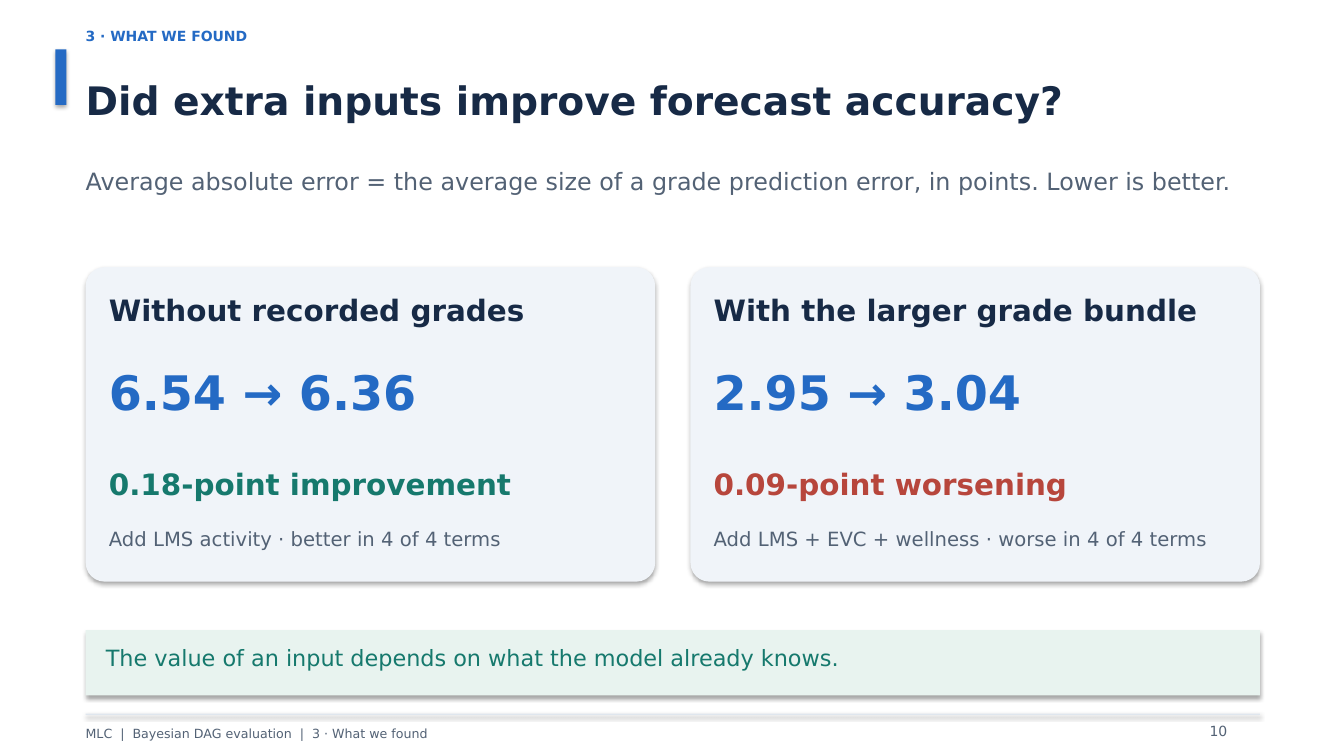
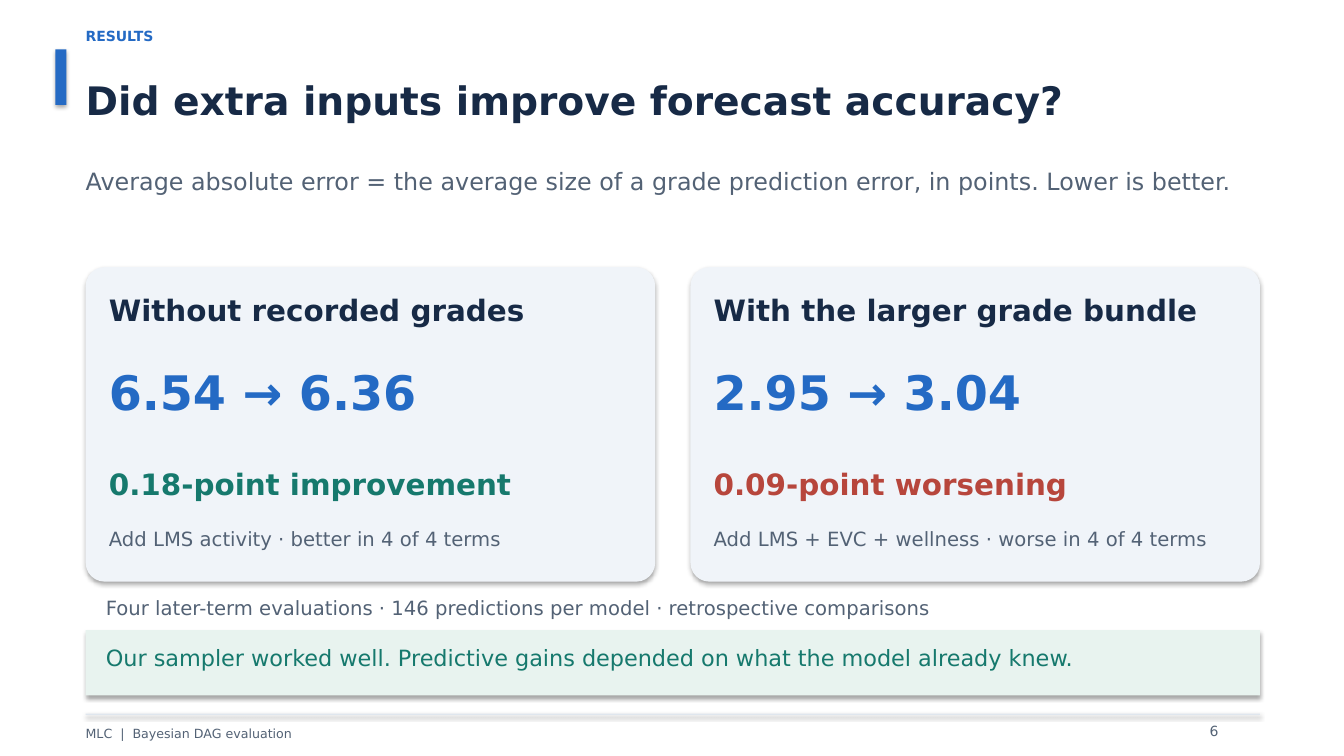
Before and after one commit to ayaan-27/UCI_Capstone_Project, a slide deck: slide 6 of deliverables/MLC_MCMC_and_Posterior_Sampling.pptx (slide 10 before the commit). Drawn at 1344x756 pixels with LibreOffice and Linux fonts; fonts in the diff are those of the drawing. Boxes give left, top, right and bottom in pixels: in the first picture for what was removed or moved away, otherwise in the second. Text is boxed around its words. In the diff, an @@ line names an element or a change of style, - is before the commit and + after.

```diff
--- a/deliverables/MLC_MCMC_and_Posterior_Sampling.pptx
+++ b/deliverables/MLC_MCMC_and_Posterior_Sampling.pptx
@@ text at (x1=86, y1=30, x2=154, y2=41): text changed @@
-3 · WHAT WE FOUND
+RESULTS
@@ text added at (x1=106, y1=600, x2=929, y2=619), 14 pt, text #536275 @@
+Four later-term evaluations · 146 predictions per model · retrospective comparisons
@@ text at (x1=106, y1=649, x2=1073, y2=671): text changed @@
-The value of an input depends on what the model already knows.
+Our sampler worked well. Predictive gains depended on what the model already knew.
@@ text at (x1=86, y1=728, x2=292, y2=741): text changed @@
-MLC | Bayesian DAG evaluation | 3 · What we found
+MLC | Bayesian DAG evaluation
@@ text at (x1=1210, y1=725, x2=1219, y2=736): text changed @@
-10
+6
```
Also in this commit, not shown: 5 other slides changed, 6 slides removed, 4 other files.
